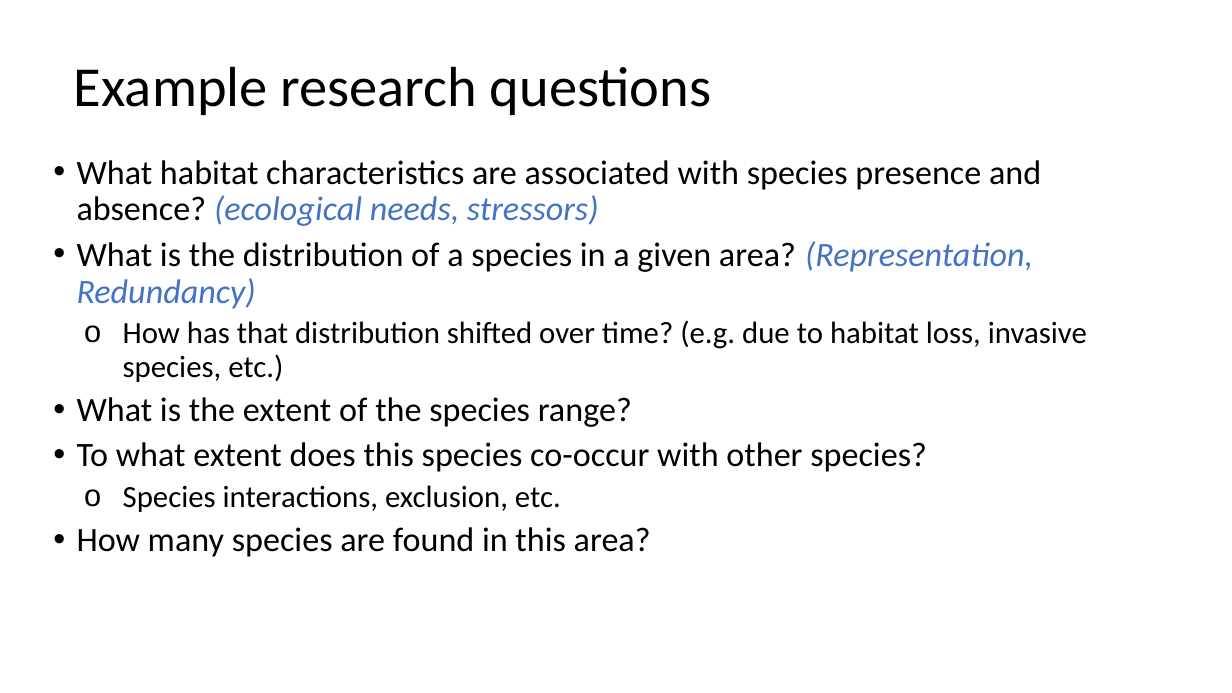
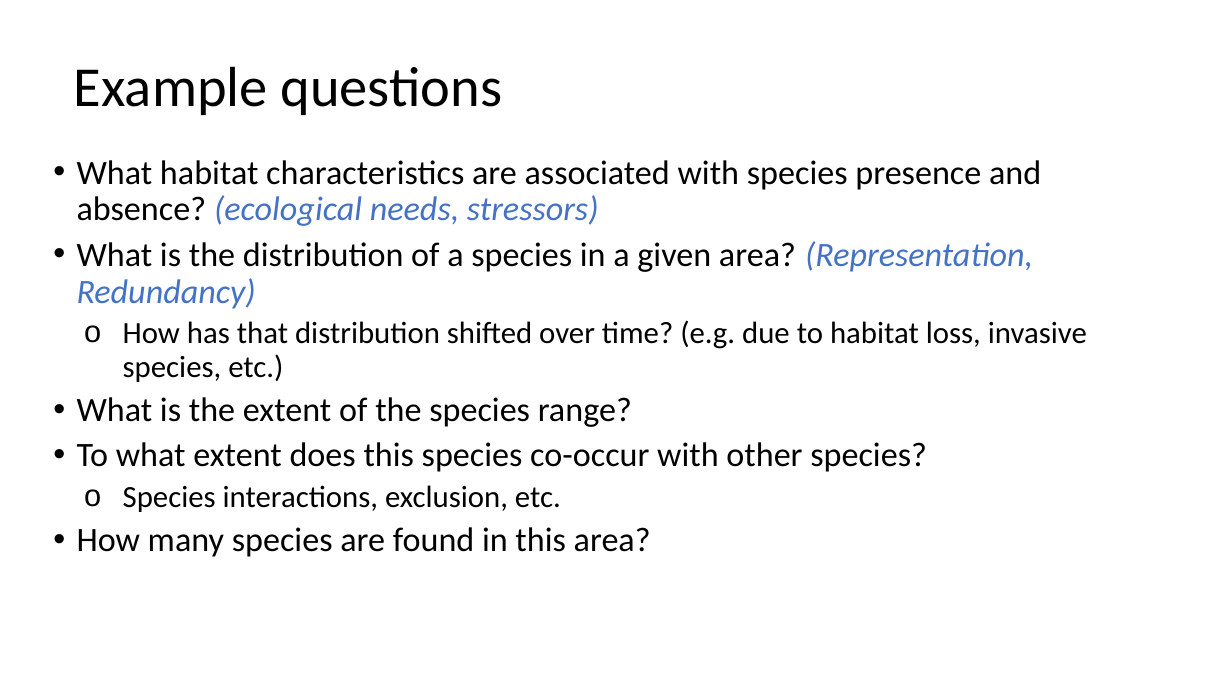
Before and after one commit to annamtucker/ssa-200, a slide deck: slide 30 of static/lectures/SSA_Lecture3_Occupancy_Data.pptx. Drawn at 1232x693 pixels with LibreOffice and Linux fonts; fonts in the diff are those of the drawing; background and template pictures are left out. Boxes give left, top, right and bottom in pixels: in the first picture for what was removed or moved away, otherwise in the second. Text is boxed around its words. In the diff, an @@ line names an element or a change of style, - is before the commit and + after.

```diff
--- a/static/lectures/SSA_Lecture3_Occupancy_Data.pptx
+++ b/static/lectures/SSA_Lecture3_Occupancy_Data.pptx
@@ title at [74, 66, 502, 115]: text changed @@
-Example research questions
+Example questions
```
Also in this commit, not shown: 5 other slides changed, 36 other files.
